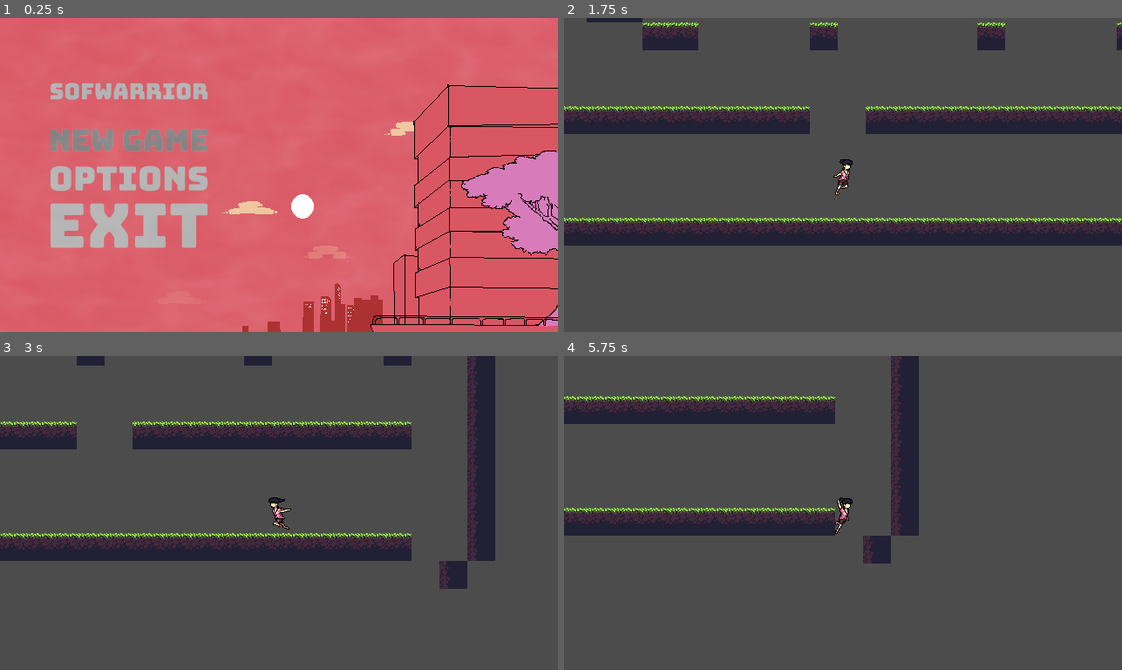
Above: before the commit, frames 1-4 (two rows, left to right).
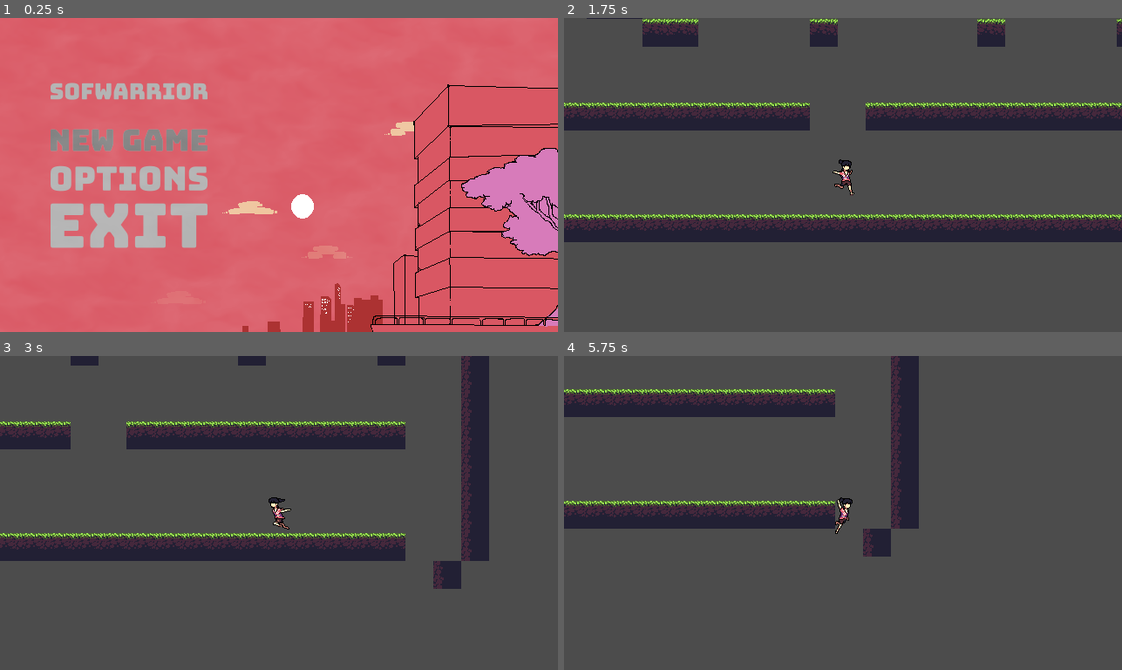
Above: after the commit, the same moments.

Repository: marcelo-lemos/Softwarrior
Game: Godot game, scene res://Nodes/UI/TitleScreen.tscn
Two runs of this game, one before a commit and one after it. Both use one fixed random seed, a clock stepped at 60 frames per second and the inputs below. The engine's default icon, where the game draws it, is replaced by a stand-in: a white triangle on a blue panel in a dark square.
Inputs (mouse positions are in pixels of both pictures, inside the frame that each line leads up to):
- Up to frame 1 (0.25 s): no input
- Up to frame 2 (1.75 s): click (692, 140) at 0.5 s; tap Enter (ui_accept) at 1.25 s; hold Right (ui_right) from 1.28 s (still down); hold C (dash) from 1.28 s (still down); tap Z (jump) at 1.52 s
- Up to frame 3 (3 s): release C (dash) at 2.03 s; tap C (dash) at 2.1 s; tap Z (jump) at 2.27 s; release Right (ui_right) at 2.78 s; hold Left (ui_left) from 2.78 s (still down); hold C (dash) from 2.78 s (still down)
- Up to frame 4 (5.75 s): release Left (ui_left) at 3.53 s; release C (dash) at 3.53 s; hold Right (ui_right) 3.53-5.03 s; tap C (dash) at 3.6, 5.1 s; tap Z (jump) at 3.77, 4.52, 5.27 s; hold C (dash) 4.28-5.03 s; hold Left (ui_left) from 5.03 s (still down)

The runs differ from the first frame. In frame 1, 0.5% of the frame differs, in the area x 82-100%, y 41-76%; in frame 2, 11%, in the area x 0-100%, y 0-73%; in frame 3, 5.9%; in frame 4, 8.5%.

Commit message:
Adjust player values

Diff:
--- a/game/Nodes/Characters/Player/MidAir.gd
+++ b/game/Nodes/Characters/Player/MidAir.gd
@@ -4,7 +4,7 @@
 const AIR_ACCELERATION = 20
 const AIR_SLOWDOWN = 10
 
-const SECOND_JUMP_HEIGHT = -200
+const SECOND_JUMP_HEIGHT = -250
 
 var jump_var_height = 100
 
--- a/game/Nodes/Characters/Player/Move.gd
+++ b/game/Nodes/Characters/Player/Move.gd
@@ -1,9 +1,9 @@
 extends "Motion.gd"
 
 const MOVE_SPEED = 250
-const MOVE_ACCELERATION = 30
+const MOVE_ACCELERATION = 40
 const MAX_MOVE_SPEED = 250
-const GROUND_SLOWDOWN = 25
+const GROUND_SLOWDOWN = 30
 
 const JUMP_FORCE = -300
 
@@ -25,17 +25,17 @@
 	player.has_dash = true
 	player.has_double_jump = true
 
-	if player.velocity.x == 0:
-		sprite.play("Idle")
-	else:
-		sprite.play("Run")
+	var input_direction = get_input_direction()
 
-	var input_direction = get_input_direction()
 	if input_direction:
 		player.velocity.x += get_input_direction()[0] * MOVE_ACCELERATION
 		player.velocity.x = cap_velocity(player.velocity.x, MAX_MOVE_SPEED)
+		sprite.play("Run")
 	elif player.velocity.x != 0:
+		sprite.play("Idle")
 		apply_ground_slowdown()
+	else:
+		sprite.play("Idle")
 
 	if !body.is_on_floor():
 		emit_signal("finished", "mid_air")
--- a/game/Nodes/Characters/Player/Player.tscn
+++ b/game/Nodes/Characters/Player/Player.tscn
@@ -7,25 +7,25 @@
 [ext_resource path="res://Assets/Sprites/MC/PlayerDash3.png" type="Texture" id=5]
 [ext_resource path="res://Assets/Sprites/MC/PlayerDash4.png" type="Texture" id=6]
 [ext_resource path="res://Assets/Sprites/MC/playerJumpUp.png" type="Texture" id=7]
-[ext_resource path="res://Assets/Sprites/MC/PlayerRun1.png" type="Texture" id=8]
-[ext_resource path="res://Assets/Sprites/MC/PlayerRun2.png" type="Texture" id=9]
-[ext_resource path="res://Assets/Sprites/MC/PlayerRun3.png" type="Texture" id=10]
-[ext_resource path="res://Assets/Sprites/MC/PlayerRun4.png" type="Texture" id=11]
-[ext_resource path="res://Assets/Sprites/MC/PlayerRun5.png" type="Texture" id=12]
-[ext_resource path="res://Assets/Sprites/MC/PlayerRun6.png" type="Texture" id=13]
-[ext_resource path="res://Assets/Sprites/MC/PlayerRun7.png" type="Texture" id=14]
-[ext_resource path="res://Assets/Sprites/MC/PlayerRun8.png" type="Texture" id=15]
-[ext_resource path="res://Assets/Sprites/MC/PlayerRun9.png" type="Texture" id=16]
-[ext_resource path="res://Assets/Sprites/MC/PlayerRun10.png" type="Texture" id=17]
-[ext_resource path="res://Assets/Sprites/MC/PlayerRun11.png" type="Texture" id=18]
-[ext_resource path="res://Assets/Sprites/MC/PlayerIdle1.png" type="Texture" id=19]
-[ext_resource path="res://Assets/Sprites/MC/PlayerIdle2.png" type="Texture" id=20]
-[ext_resource path="res://Assets/Sprites/MC/PlayerIdle3.png" type="Texture" id=21]
-[ext_resource path="res://Assets/Sprites/MC/PlayerIdle4.png" type="Texture" id=22]
-[ext_resource path="res://Assets/Sprites/MC/PlayerIdle5.png" type="Texture" id=23]
-[ext_resource path="res://Assets/Sprites/MC/PlayerIdle6.png" type="Texture" id=24]
-[ext_resource path="res://Assets/Sprites/MC/playerJumpDown.png" type="Texture" id=25]
-[ext_resource path="res://Assets/Sprites/MC/PlayerWall.png" type="Texture" id=26]
+[ext_resource path="res://Assets/Sprites/MC/playerJumpDown.png" type="Texture" id=8]
+[ext_resource path="res://Assets/Sprites/MC/PlayerWall.png" type="Texture" id=9]
+[ext_resource path="res://Assets/Sprites/MC/PlayerIdle1.png" type="Texture" id=10]
+[ext_resource path="res://Assets/Sprites/MC/PlayerIdle2.png" type="Texture" id=11]
+[ext_resource path="res://Assets/Sprites/MC/PlayerIdle3.png" type="Texture" id=12]
+[ext_resource path="res://Assets/Sprites/MC/PlayerIdle4.png" type="Texture" id=13]
+[ext_resource path="res://Assets/Sprites/MC/PlayerIdle5.png" type="Texture" id=14]
+[ext_resource path="res://Assets/Sprites/MC/PlayerIdle6.png" type="Texture" id=15]
+[ext_resource path="res://Assets/Sprites/MC/PlayerRun1.png" type="Texture" id=16]
+[ext_resource path="res://Assets/Sprites/MC/PlayerRun2.png" type="Texture" id=17]
+[ext_resource path="res://Assets/Sprites/MC/PlayerRun3.png" type="Texture" id=18]
+[ext_resource path="res://Assets/Sprites/MC/PlayerRun4.png" type="Texture" id=19]
+[ext_resource path="res://Assets/Sprites/MC/PlayerRun5.png" type="Texture" id=20]
+[ext_resource path="res://Assets/Sprites/MC/PlayerRun6.png" type="Texture" id=21]
+[ext_resource path="res://Assets/Sprites/MC/PlayerRun7.png" type="Texture" id=22]
+[ext_resource path="res://Assets/Sprites/MC/PlayerRun8.png" type="Texture" id=23]
+[ext_resource path="res://Assets/Sprites/MC/PlayerRun9.png" type="Texture" id=24]
+[ext_resource path="res://Assets/Sprites/MC/PlayerRun10.png" type="Texture" id=25]
+[ext_resource path="res://Assets/Sprites/MC/PlayerRun11.png" type="Texture" id=26]
 [ext_resource path="res://Nodes/Characters/Player/PlayerStateMachine.gd" type="Script" id=27]
 [ext_resource path="res://Nodes/Characters/Player/Move.gd" type="Script" id=28]
 [ext_resource path="res://Nodes/Characters/Player/Dash.gd" type="Script" id=29]
@@ -44,25 +44,25 @@
 "name": "JumpUp",
 "speed": 5.0
 }, {
-"frames": [ ExtResource( 8 ), ExtResource( 9 ), ExtResource( 10 ), ExtResource( 11 ), ExtResource( 12 ), ExtResource( 13 ), ExtResource( 14 ), ExtResource( 15 ), ExtResource( 16 ), ExtResource( 17 ), ExtResource( 18 ) ],
+"frames": [ ExtResource( 8 ) ],
 "loop": true,
-"name": "Run",
-"speed": 19.0
+"name": "JumpDown",
+"speed": 5.0
 }, {
-"frames": [ ExtResource( 19 ), ExtResource( 20 ), ExtResource( 21 ), ExtResource( 22 ), ExtResource( 23 ), ExtResource( 24 ) ],
+"frames": [ ExtResource( 9 ) ],
+"loop": true,
+"name": "Wall",
+"speed": 5.0
+}, {
+"frames": [ ExtResource( 10 ), ExtResource( 11 ), ExtResource( 12 ), ExtResource( 13 ), ExtResource( 14 ), ExtResource( 15 ) ],
 "loop": true,
 "name": "Idle",
 "speed": 10.0
 }, {
-"frames": [ ExtResource( 25 ) ],
+"frames": [ ExtResource( 16 ), ExtResource( 17 ), ExtResource( 18 ), ExtResource( 19 ), ExtResource( 20 ), ExtResource( 21 ), ExtResource( 22 ), ExtResource( 23 ), ExtResource( 24 ), ExtResource( 25 ), ExtResource( 26 ) ],
 "loop": true,
-"name": "JumpDown",
-"speed": 5.0
-}, {
-"frames": [ ExtResource( 26 ) ],
-"loop": true,
-"name": "Wall",
-"speed": 5.0
+"name": "Run",
+"speed": 19.0
 } ]
 
 [sub_resource type="RectangleShape2D" id=2]
--- a/game/Nodes/Characters/Player/PlayerBaseState.gd
+++ b/game/Nodes/Characters/Player/PlayerBaseState.gd
@@ -1,6 +1,6 @@
 extends "res://Nodes/Characters/State.gd"
 
-const GRAVITY = 10
+const GRAVITY = 15
 const NORMAL  = Vector2(0,-1)
 
 onready var player = get_node("../../..")
--- a/game/Nodes/Characters/Player/PlayerController.gd
+++ b/game/Nodes/Characters/Player/PlayerController.gd
@@ -1,6 +1,6 @@
 extends Node2D
 
-const GRAVITY = 10.0
+const GRAVITY = 40.0
 const NORMAL = Vector2(0,-1)
 
 var going_right = true
--- a/game/Nodes/UI/TitleScreen.tscn
+++ b/game/Nodes/UI/TitleScreen.tscn
@@ -98,7 +98,7 @@
 [node name="Arvore" type="AnimatedSprite" parent="."]
 z_index = 3
 frames = SubResource( 1 )
-frame = 4
+frame = 2
 playing = true
 centered = false
 
